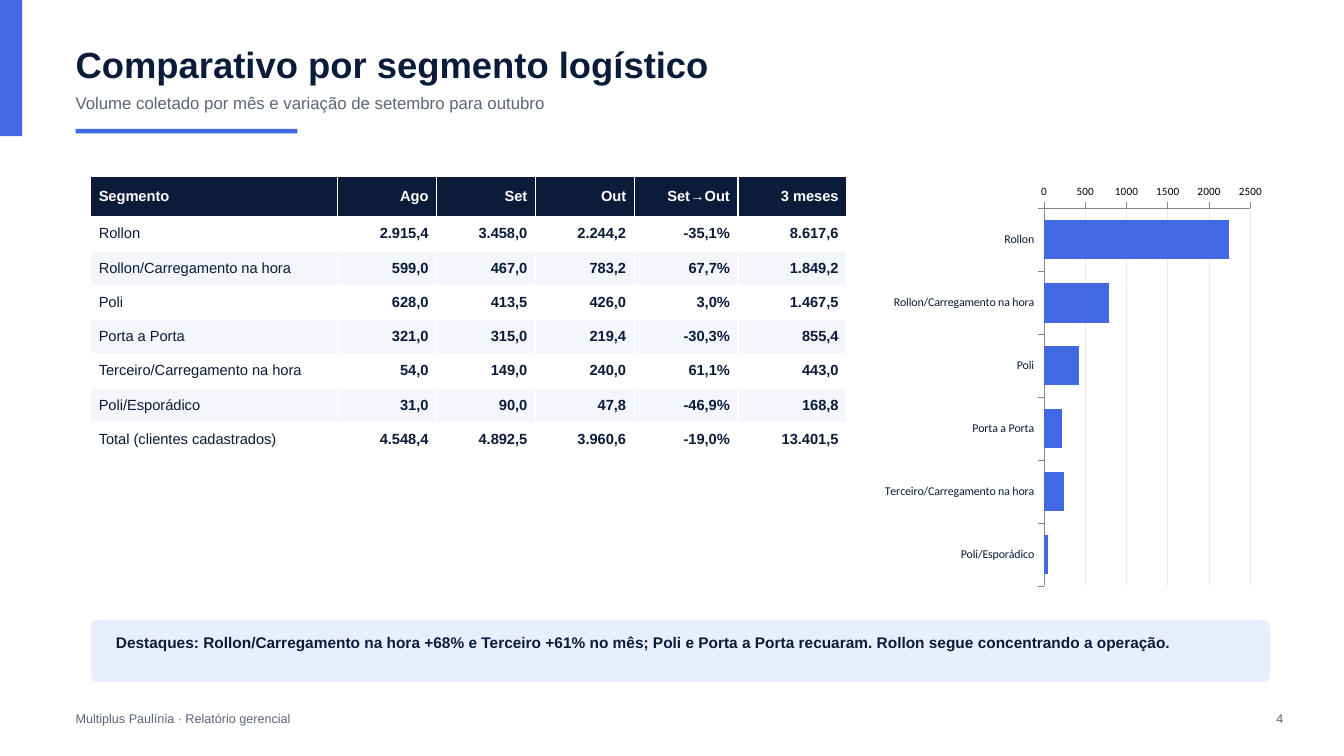
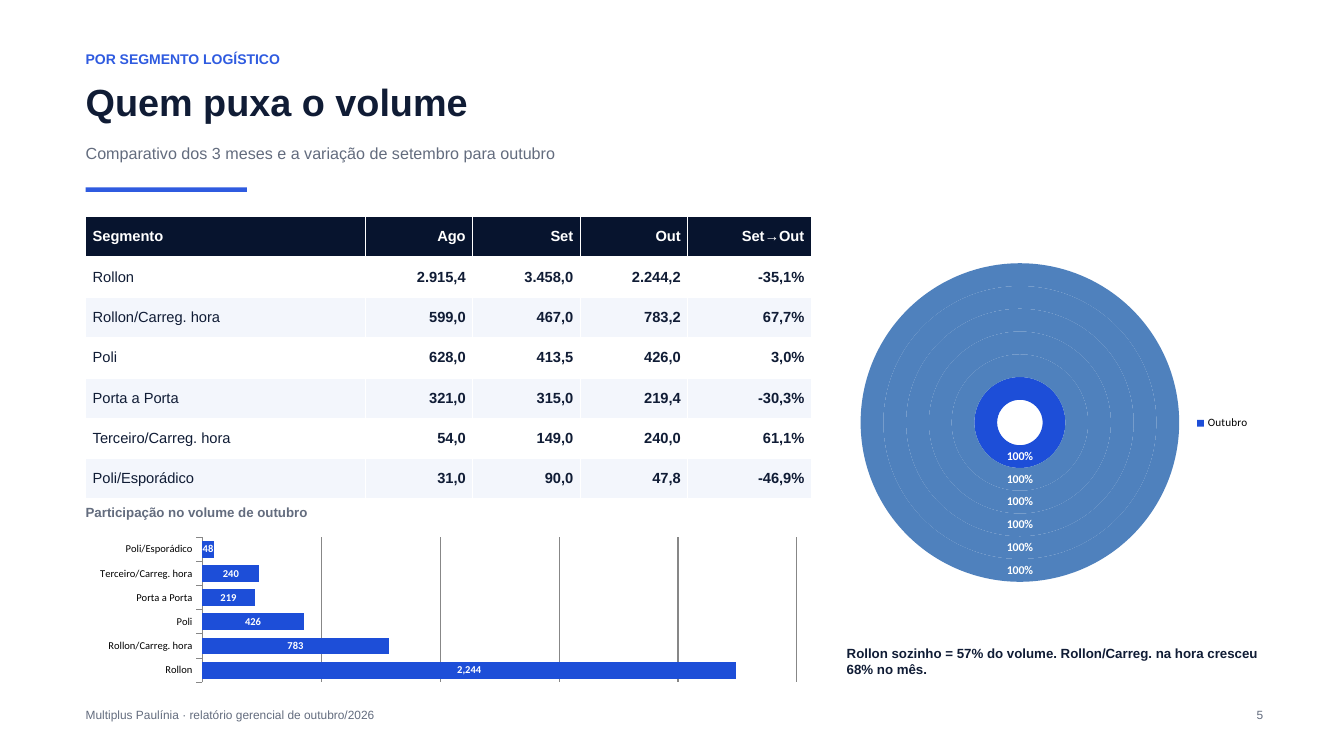
Before and after one commit to philippbrmultiplus-rgb/multiplus-crm, a slide deck: slide 5 of public/apresentacao-exemplo-outubro-2026.pptx (slide 4 before the commit). Drawn at 1344x756 pixels with LibreOffice and Linux fonts; fonts in the diff are those of the drawing. Boxes give left, top, right and bottom in pixels: in the first picture for what was removed or moved away, otherwise in the second. Text is boxed around its words. In the diff, an @@ line names an element or a change of style, - is before the commit and + after.

```diff
--- a/public/apresentacao-exemplo-outubro-2026.pptx
+++ b/public/apresentacao-exemplo-outubro-2026.pptx
@@ rectangle removed at box(0, 0, 22, 136) @@
@@ text at box(86, 53, 280, 64): text changed; size 26 to 10 pt; text colour #0B1B3A to #2F5BE0 @@
-Comparativo por segmento logístico
+POR SEGMENTO LOGÍSTICO
@@ text added at box(86, 88, 467, 123), 27 pt, text #101C35, bold @@
+Quem puxa o volume
@@ text at box(86, 147, 555, 163): text changed; size 12 to 11.5 pt; text colour #5B667A to #636C7E @@
-Volume coletado por mês e variação de setembro para outubro
+Comparativo dos 3 meses e a variação de setembro para outubro
@@ rectangle: place and size @@
-rectangle at box(76, 129, 297, 133)
+rectangle at box(86, 188, 247, 192)
@@ rectangle at box(86, 188, 247, 192): fill #4169E1 to #2F5BE0 @@
@@ table at box(86, 217, 813, 499) @@
-Segmento | Ago | Set | Out | Set→Out | 3 meses
-Rollon | 2.915,4 | 3.458,0 | 2.244,2 | -35,1% | 8.617,6
-Rollon/Carregamento na hora | 599,0 | 467,0 | 783,2 | 67,7% | 1.849,2
-Poli | 628,0 | 413,5 | 426,0 | 3,0% | 1.467,5
-Porta a Porta | 321,0 | 315,0 | 219,4 | -30,3% | 855,4
-Terceiro/Carregamento na hora | 54,0 | 149,0 | 240,0 | 61,1% | 443,0
-Poli/Esporádico | 31,0 | 90,0 | 47,8 | -46,9% | 168,8
-Total (clientes cadastrados) | 4.548,4 | 4.892,5 | 3.960,6 | -19,0% | 13.401,5
+Segmento | Ago | Set | Out | Set→Out
+Rollon | 2.915,4 | 3.458,0 | 2.244,2 | -35,1%
+Rollon/Carreg. hora | 599,0 | 467,0 | 783,2 | 67,7%
+Poli | 628,0 | 413,5 | 426,0 | 3,0%
+Porta a Porta | 321,0 | 315,0 | 219,4 | -30,3%
+Terceiro/Carreg. hora | 54,0 | 149,0 | 240,0 | 61,1%
+Poli/Esporádico | 31,0 | 90,0 | 47,8 | -46,9%
@@ table: place and size @@
-table at box(91, 176, 847, 457)
+table at box(86, 217, 813, 499)
@@ doughnut chart added at box(847, 212, 1260, 635) @@
+categories: Outubro
+Series 1: 100
+Series 2: 100
+Series 3: 100
+Series 4: 100
+Series 5: 100
+Series 6: 100
@@ text added at box(86, 507, 307, 520), 9.5 pt, text #636C7E, bold @@
+Participação no volume de outubro
@@ bar chart at box(86, 534, 812, 686) @@
@@ bar chart to bar stacked chart @@
-categories: Rollon, Rollon/Carregamento na hora, Poli, Porta a Porta, Terceiro/Carregamento na hora, Poli/Esporádico
+categories: Rollon, Rollon/Carreg. hora, Poli, Porta a Porta, Terceiro/Carreg. hora, Poli/Esporádico
-Series 1: 2240, 780, 430, 220, 240, 50
+Series 1: 2244, 783, 426, 219, 240, 48
@@ colour of Series 1 #4169E1 to #1D4ED8 @@
@@ data labels of Series 1 added @@
@@ category axis changed @@
@@ value axis changed @@
@@ bar spacing changed @@
@@ bar stacked chart: place and size @@
-bar stacked chart at box(877, 176, 1270, 595)
+bar stacked chart at box(86, 534, 812, 686)
@@ rounded rectangle removed at box(91, 620, 1270, 683) @@
@@ text removed at box(116, 636, 1170, 651) @@
-Destaques: Rollon/Carregamento na hora +68% e Terceiro +61% no mês; Poli e Porta a Porta recuaram. Rollon segue concentrando a operação.
@@ text added at box(847, 648, 1257, 674), 9.5 pt, text #101C35, bold @@
+Rollon sozinho = 57% do volume. Rollon/Carreg. na hora cresceu 68% no mês.
@@ text at box(86, 710, 374, 722): text changed; size 9 to 8.5 pt; text colour #5B667A to #636C7E @@
-Multiplus Paulínia · Relatório gerencial
+Multiplus Paulínia · relatório gerencial de outubro/2026
@@ text added at box(1257, 711, 1264, 719), 8.5 pt, text #636C7E @@
+5
@@ text removed at box(1276, 714, 1283, 723) @@
-4
```
Also in this commit, not shown: 4 other slides changed, 5 slides added, 4 slides removed.
